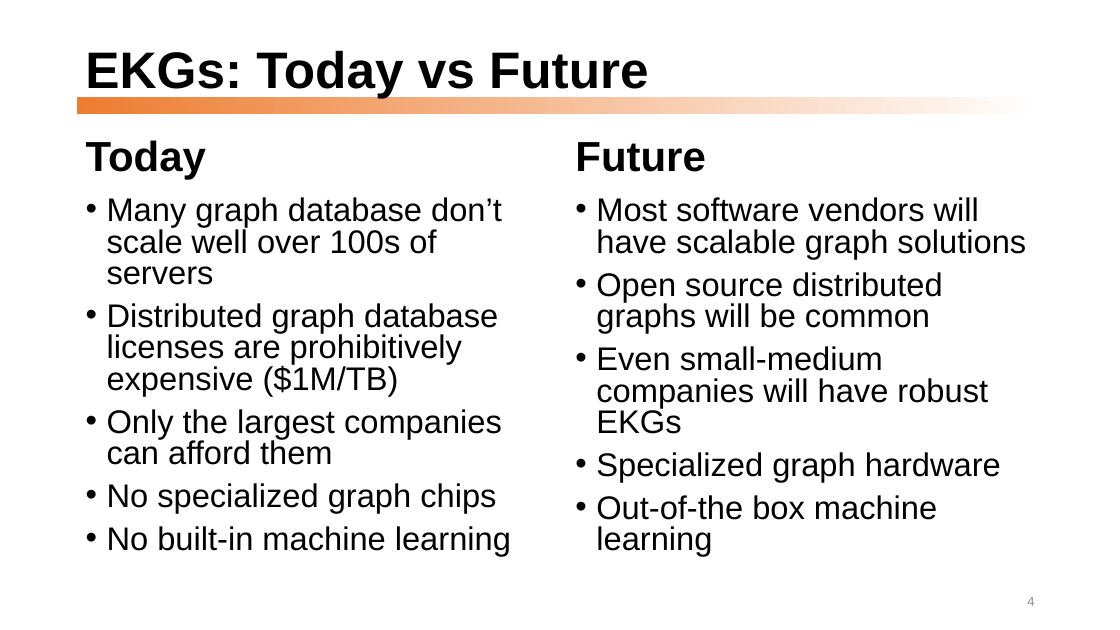
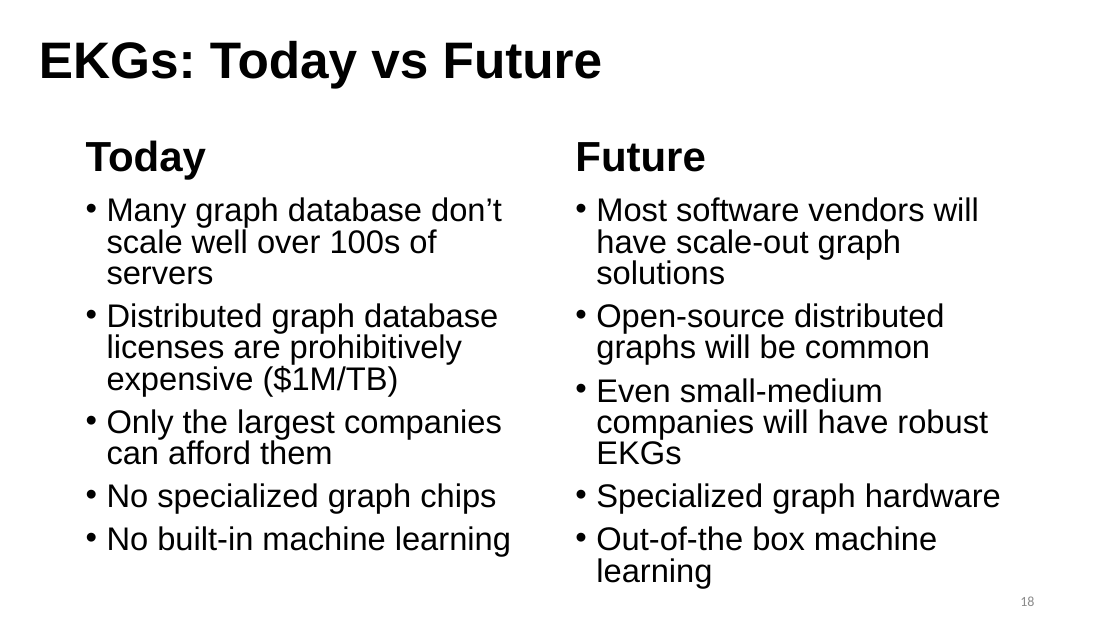
Before and after one commit to dmccreary/graph-systems-thinking, a slide deck: slide 18 of docs/presentations/GST-Half-Day-Workshop-2022.pptx (slide 4 before the commit). Drawn at 1120x630 pixels with LibreOffice and Linux fonts; fonts in the diff are those of the drawing. Boxes give left, top, right and bottom in pixels: in the first picture for what was removed or moved away, otherwise in the second. Text is boxed around its words. In the diff, an @@ line names an element or a change of style, - is before the commit and + after.

```diff
--- a/docs/presentations/GST-Half-Day-Workshop-2022.pptx
+++ b/docs/presentations/GST-Half-Day-Workshop-2022.pptx
@@ title "EKGs: Today vs Future" moved from (x1=85, y1=50, x2=649, y2=98) to (x1=39, y1=40, x2=603, y2=88) @@
@@ rectangle removed at (x1=77, y1=97, x2=1044, y2=114) @@
@@ text at (x1=596, y1=197, x2=979, y2=364): text changed @@
-• Most software vendors will have scalable graph solutions
-• Open source distributed graphs will be common
+• Most software vendors will have scale-out graph solutions
+• Open-source distributed graphs will be common
@@ page number at (x1=1020, y1=596, x2=1034, y2=606): text changed @@
-4
+18
```
Also in this commit, not shown: 10 other slides changed, 42 slides added, 1 other file.
